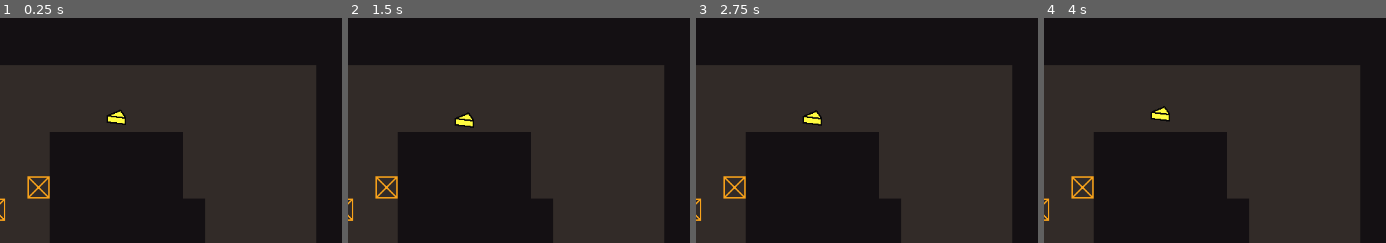
Above: before the commit, frames 1-4 (left to right).
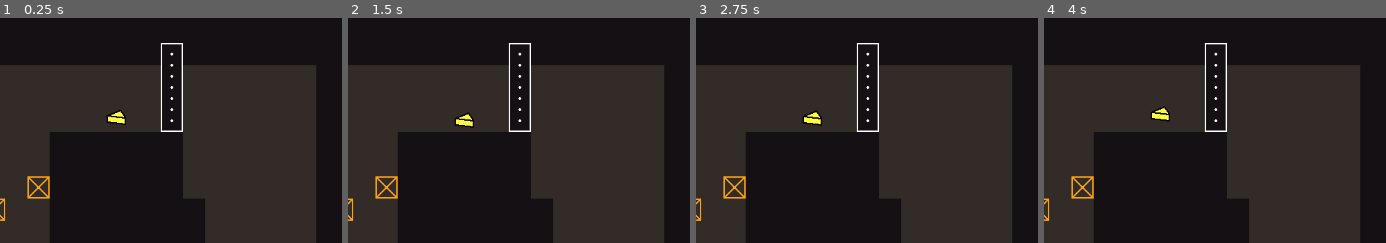
Above: after the commit, the same moments.

Repository: Iviv122/pit
Game: Godot game, scene res://scenes/tutorial/cheese_room.tscn
The game is run twice, just before and just after one commit, with the same random seed, the same clock (stepped at 60 frames per second) and the same inputs. This scene is started directly instead of the project's main scene.
Inputs (mouse positions are % of the whole screen's width and height, from its top left):
- Up to frame 1 (0.25 s): no input
- Up to frame 2 (1.5 s): tap Enter at 0.5 s; move the mouse to (72, 45) at 0.52 s; hold E (interact) 0.53-1.28 s; hold D (move_right) from 0.53 s (still down); tap Space (jump) at 0.77, 1.25 s; move the mouse to (23, 55) at 1.27 s; click (23, 55) at 1.35 s
- Up to frame 3 (2.75 s): tap Space (jump) at 1.52 s; tap Enter at 2 s; move the mouse to (58, 28) at 2.02 s; release D (move_right) at 2.03 s; hold A (move_left) from 2.03 s (still down); tap Z (z) at 2.1 s
- Up to frame 4 (4 s): tap Space (jump) at 2.75, 3.02, 3.77 s; move the mouse to (40, 70) at 2.77 s; release A (move_left) at 2.78 s; hold D (move_right) from 2.78 s (still down); tap Alt at 2.85 s; tap Enter at 3.5 s; move the mouse to (81, 65) at 3.52 s; tap Shift at 3.6 s
The pictures show only the part of the screen within x 49-99%, y 0-50%; the shares and areas given below are measured in that part.

The runs differ from the first frame. In frame 1, 2.1% of the frame differs, in the area x 47-54%, y 11-51%; in frame 2, 2.1%; in frame 3, 2.1%; in frame 4, 2.1%.

Commit message:
fixed web build: convert text to binary

Diff:
--- /dev/null
+++ b/assets/prefabs/level_parts/cat_spawner.tscn
@@ -0,0 +1,10 @@
+[gd_scene load_steps=4 format=3 uid="uid://bbfybyo5oa84g"]
+
+[ext_resource type="Texture2D" uid="uid://d1d2yfdxr8mm5" path="res://raw_assets/sprites/spawn.png" id="1_xtaei"]
+[ext_resource type="Script" uid="uid://txofcl1lnkn2" path="res://objects/level/enviroment/cat_spawner.gd" id="2_t13qf"]
+[ext_resource type="PackedScene" uid="uid://uxktaenjkhxl" path="res://assets/prefabs/enemies/round_cat_enemy.tscn" id="3_xtaei"]
+
+[node name="PlayerSpawner" type="Sprite2D"]
+texture = ExtResource("1_xtaei")
+script = ExtResource("2_t13qf")
+cat_prefab = ExtResource("3_xtaei")
--- /dev/null
+++ b/objects/level/enviroment/cat_spawner.gd
@@ -0,0 +1,16 @@
+extends Sprite2D
+class_name CatSpawner
+
+@export var cat_prefab : PackedScene
+
+func spawn() -> void:
+	var cat = cat_prefab.instantiate()
+	cat.global_position = global_position
+	get_parent().add_child.call_deferred(cat)
+
+func _ready():
+	if get_tree().current_scene is MapEditor:
+		return
+	else:
+		spawn()
+		texture = null
--- a/objects/lists/level_list.gd
+++ b/objects/lists/level_list.gd
@@ -15,7 +15,6 @@
         if !list.has(loaded):
             list.append(loaded)
 
-
 func shuffle() -> void:
     queue.clear()
     for i in list:
@@ -24,9 +23,6 @@
 
 func get_level() -> PackedScene:
 
-    for i in list:
-        print(i.resource_path.get_basename())
-
     if queue.size() == 0:
         shuffle()
 
--- a/project.godot
+++ b/project.godot
@@ -26,6 +26,10 @@
 
 window/size/resizable=false
 window/stretch/mode="viewport"
+
+[editor]
+
+export/convert_text_resources_to_binary=false
 
 [editor_plugins]
 
--- a/scenes/tutorial/cheese_room.tscn
+++ b/scenes/tutorial/cheese_room.tscn
@@ -1,10 +1,11 @@
-[gd_scene load_steps=7 format=4 uid="uid://b286k0jkn6uhg"]
+[gd_scene load_steps=8 format=4 uid="uid://b286k0jkn6uhg"]
 
 [ext_resource type="PackedScene" uid="uid://cbsalkvq1wpwn" path="res://assets/prefabs/player_body.tscn" id="1_ca7xi"]
 [ext_resource type="TileSet" uid="uid://byc7gm6ydy4fx" path="res://assets/tileset/basic_tileset.tres" id="2_uvvs4"]
 [ext_resource type="Script" uid="uid://cj1q7fjqv02ba" path="res://objects/level/auto_translator.gd" id="3_fb2xx"]
 [ext_resource type="PackedScene" uid="uid://dlrn7vm36jcgb" path="res://assets/prefabs/level_parts/side_door.tscn" id="4_ca7xi"]
 [ext_resource type="PackedScene" uid="uid://c4s5pidcj8hfv" path="res://assets/prefabs/level_parts/pickup_food.tscn" id="5_ca7xi"]
+[ext_resource type="PackedScene" uid="uid://dh42aakwa0w8s" path="res://assets/prefabs/level_parts/drop_door.tscn" id="6_uvvs4"]
 
 [sub_resource type="RectangleShape2D" id="RectangleShape2D_tvpit"]
 size = Vector2(354, 242)
@@ -45,4 +46,7 @@
 
 [node name="PickupItem" parent="." node_paths=PackedStringArray("activate_things") instance=ExtResource("5_ca7xi")]
 position = Vector2(192, -184)
-activate_things = [NodePath("../AutoTranslator2/SideDoor2"), NodePath("../AutoTranslator2/SideDoor")]
+activate_things = [NodePath("../AutoTranslator2/SideDoor2"), NodePath("../AutoTranslator2/SideDoor"), NodePath("../DropDoor")]
+
+[node name="DropDoor" parent="." instance=ExtResource("6_uvvs4")]
+position = Vector2(272, -224)
Not shown, added: export_presets.cfg
Not shown, added: objects/level/enviroment/cat_spawner.gd.uid
